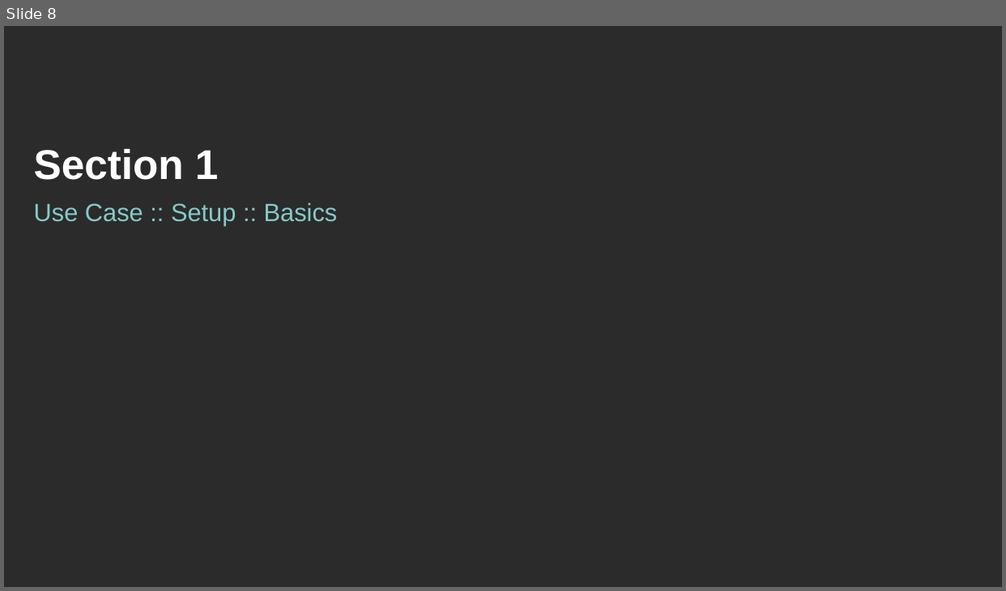
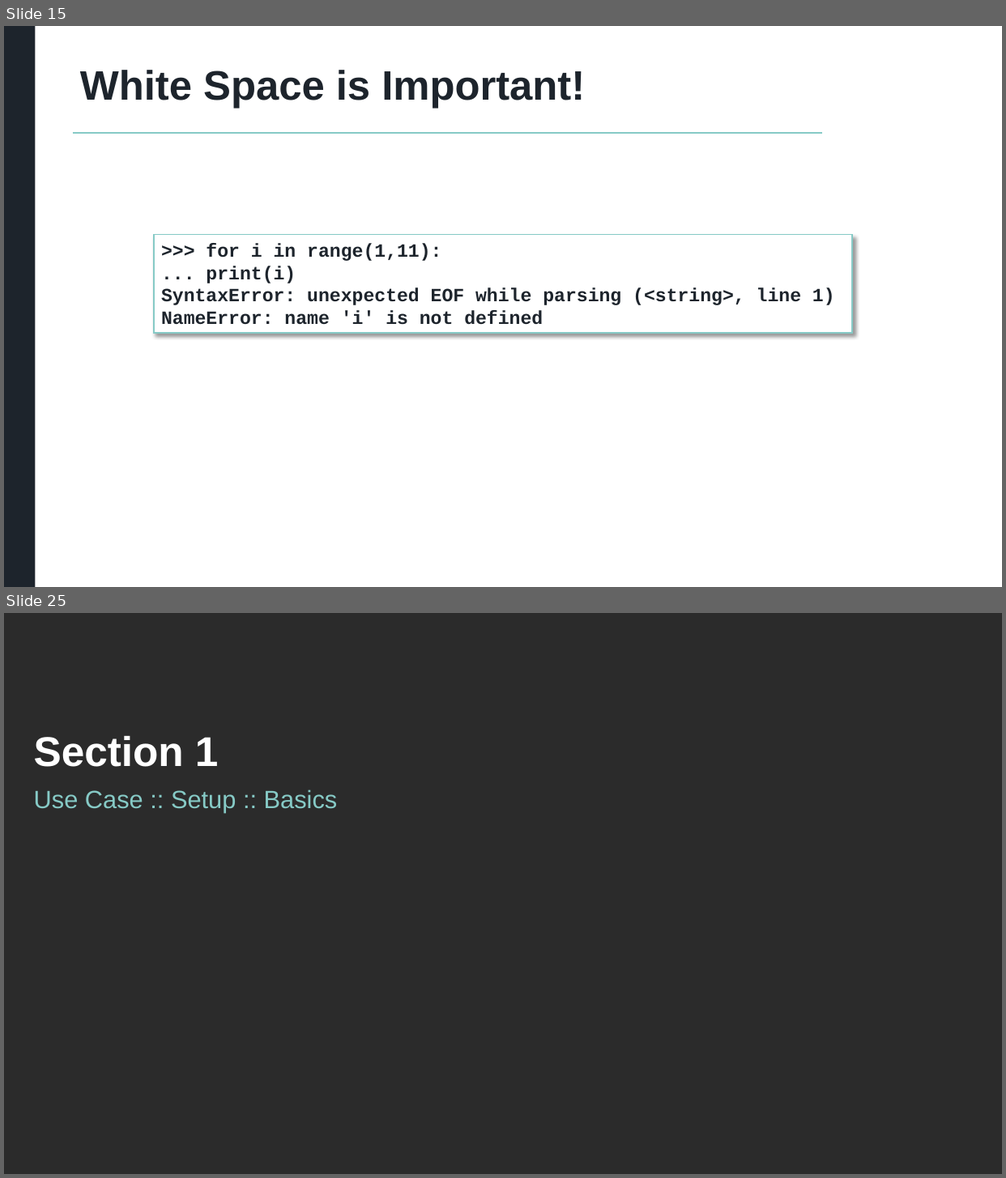
Before and after one commit to atorus-research/MultilingualMarkdown, a slide deck: MultilingualMarkdown.pptx. Shown one above the other, each under a label of ours: slide 8 before the commit, slides 15 and 25 after it; the slides between them are not shown. The pictures are 1006x591 and 1006x1178 pixels, drawn with LibreOffice and Linux fonts; fonts in the diff are those of the drawing; background and template pictures are left out; a plain dark background stands for a picture behind light text. Boxes give left, top, right and bottom in pixels: in the first picture for what was removed or moved away, otherwise in the second. Text is boxed around its words. In the diff, an @@ line names an element or a change of style, - is before the commit and + after.

```diff
--- a/MultilingualMarkdown.pptx
+++ b/MultilingualMarkdown.pptx
@@ slide 15 added at (4,26,1002,587), background #FFFFFF @@
@@ rectangle added at (4,26,36,587), fill #1D242C @@
@@ title added at (80,70,585,109), 39.6 pt, text #1D242C, bold @@
+White Space is Important!
@@ line added from (73, 133) to (822, 133), #86CAC6 1 pt @@
@@ rectangle added at (154,235,852,333), fill #FFFFFF, outline #86CAC6 1 pt, 18 pt, text #1D242C, bold @@
+>>> for i in range(1,11):
+... print(i)
+SyntaxError: unexpected EOF while parsing (<string>, line 1)
+NameError: name 'i' is not defined
@@ what was slide 8 is now slide 25 @@
```
Also in this commit, not shown: 8 slides changed, 17 other slides added, 1 slide removed.
